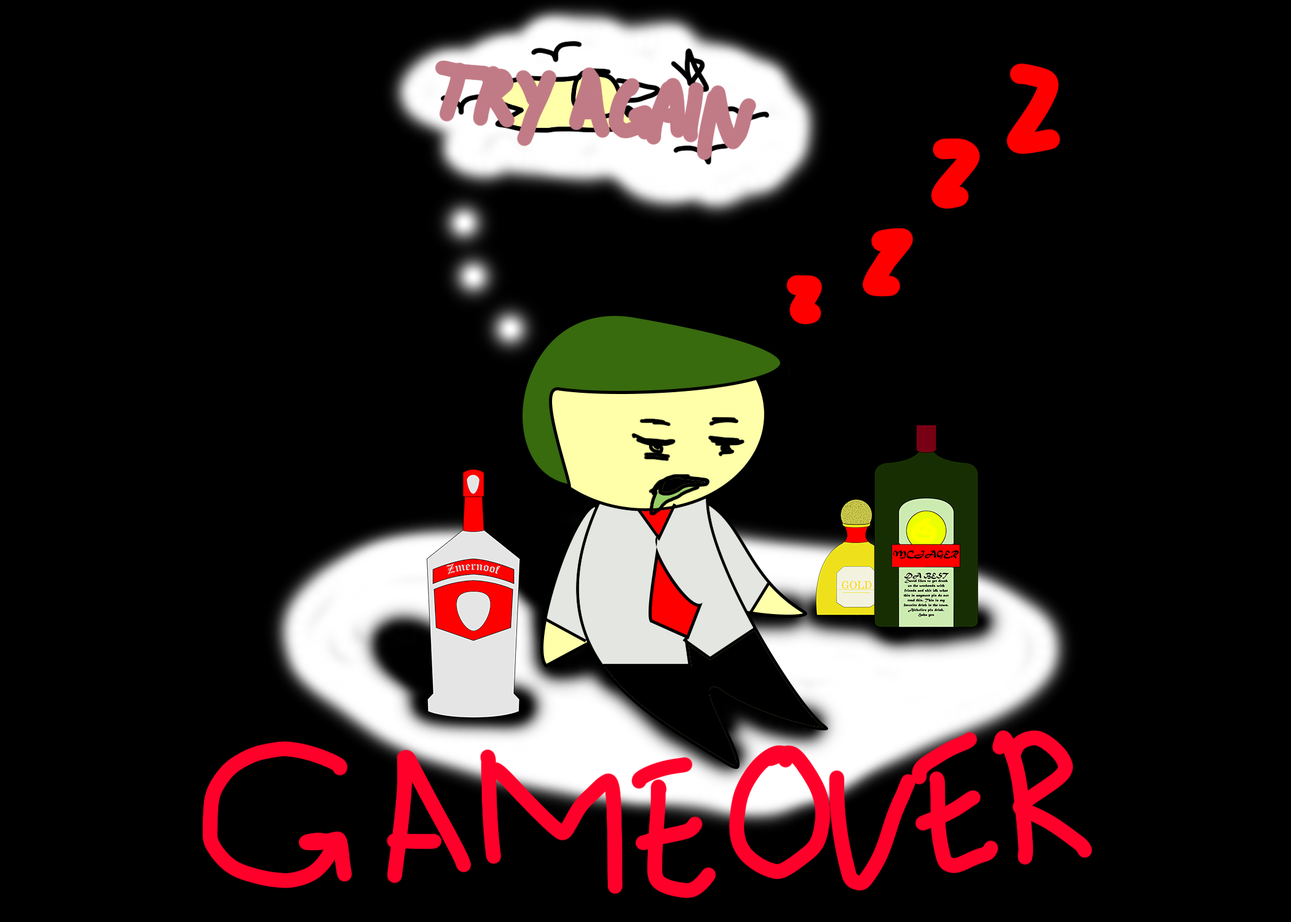
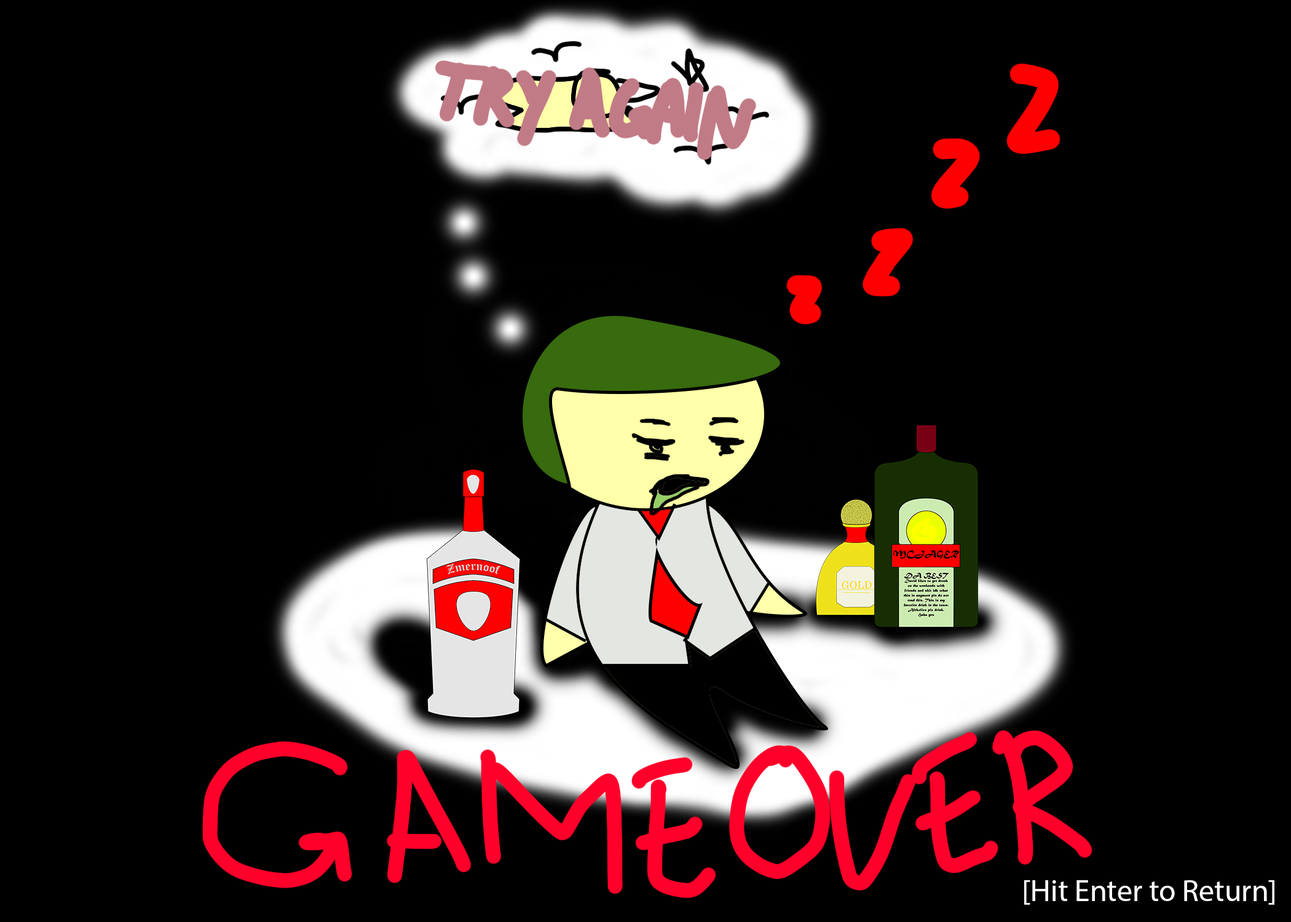
Two versions of the same layered image (1291x922). Layer-by-layer changes:
added layer "[Hit Enter to Return]" above "jager" over [1024,880,1275,906]
